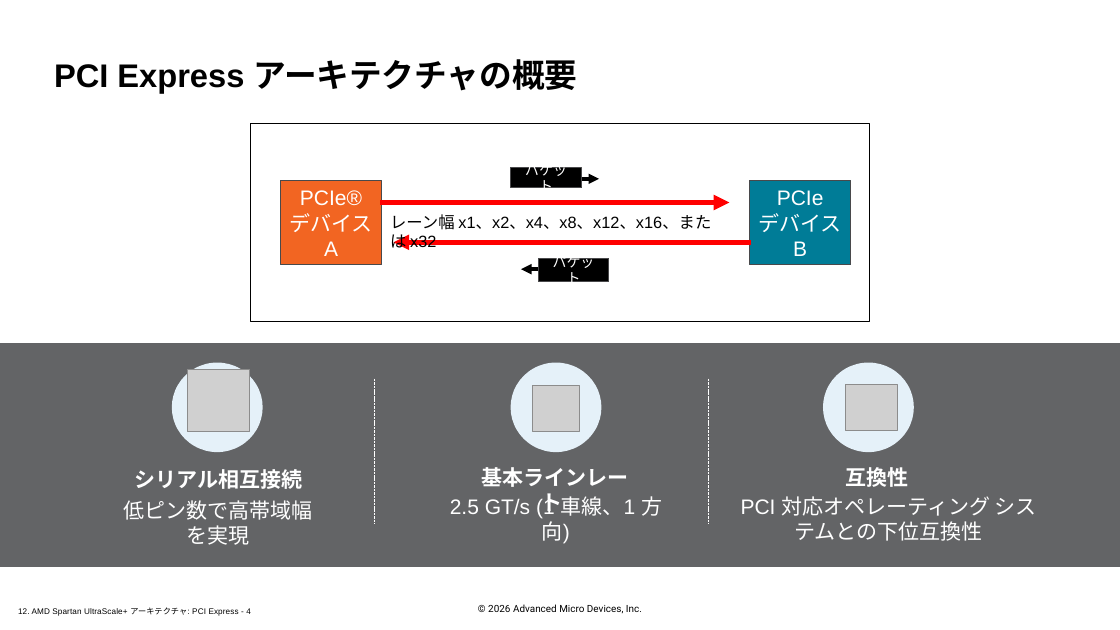
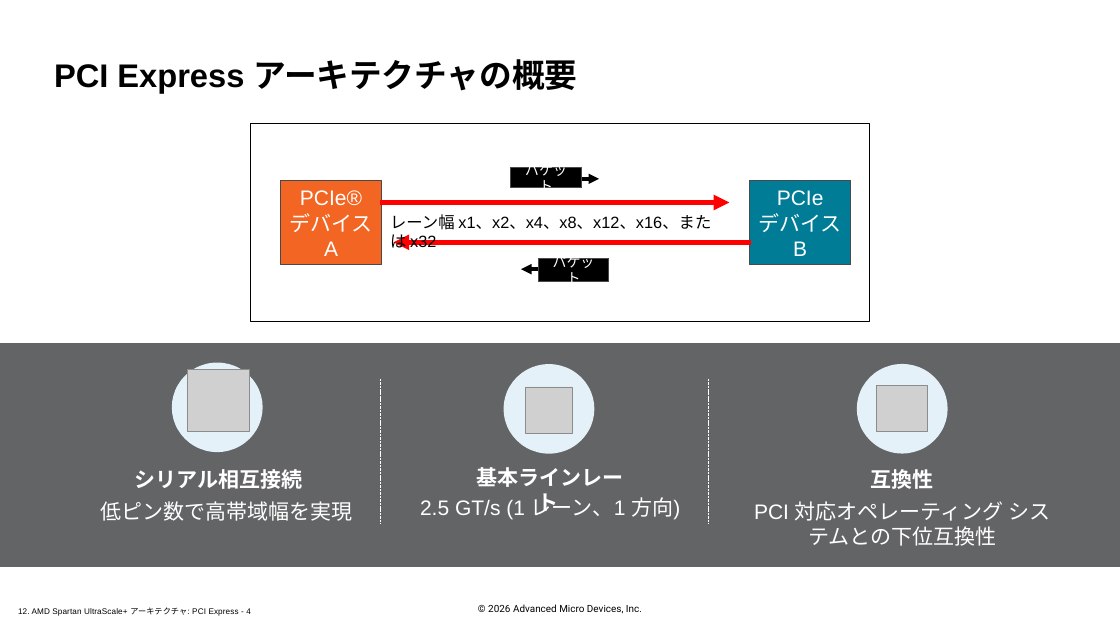
Before and after one commit to hdlabjk/spusp, a slide deck: slide 4 of doc/slides_docx/12. AMD Spartan UltraScale+ Architecture PCI Express_ILT_translated_ja.pptx. Drawn at 1120x630 pixels with LibreOffice and Linux fonts; fonts in the diff are those of the drawing; grey boxes stand for pictures; background and template pictures are left out. Boxes give left, top, right and bottom in pixels: in the first picture for what was removed or moved away, otherwise in the second. Text is boxed around its words. In the diff, an @@ line names an element or a change of style, - is before the commit and + after.

```diff
--- a/doc/slides_docx/12. AMD Spartan UltraScale+ Architecture PCI Express_ILT_translated_ja.pptx
+++ b/doc/slides_docx/12. AMD Spartan UltraScale+ Architecture PCI Express_ILT_translated_ja.pptx
@@ line moved from (374, 379) - (374, 524) to (381, 379) - (381, 524) @@
@@ ellipse: place and size @@
-ellipse at [511, 363, 602, 453]
+ellipse at [503, 364, 594, 454]
@@ picture: place and size @@
-picture at [533, 386, 579, 432]
+picture at [526, 387, 572, 434]
@@ ellipse: place and size @@
-ellipse at [823, 363, 914, 453]
+ellipse at [857, 364, 948, 454]
@@ picture: place and size @@
-picture at [846, 385, 897, 431]
+picture at [876, 386, 928, 432]
@@ text "基本ラインレート": place and size @@
-text "基本ラインレート" at [481, 467, 628, 514]
+text "基本ラインレート" at [477, 467, 624, 515]
@@ text "互換性": place and size @@
-text "互換性" at [846, 467, 909, 487]
+text "互換性" at [871, 469, 934, 489]
@@ text "低ピン数で高帯域幅を実現" rewrapped from [123, 500, 312, 545] to [101, 501, 353, 521] @@
@@ text at [420, 494, 680, 520]: text changed @@
-2.5 GT/s (1 車線、1 方向)
+2.5 GT/s (1 レーン、1 方向)
@@ text "PCI 対応オペレーティング システムとの下位互換性": place and size @@
-text "PCI 対応オペレーティング システムとの下位互換性" at [741, 496, 1037, 541]
+text "PCI 対応オペレーティング システムとの下位互換性" at [754, 501, 1050, 546]
```
Also in this commit, not shown: 3 other slides changed, 9 other files.
